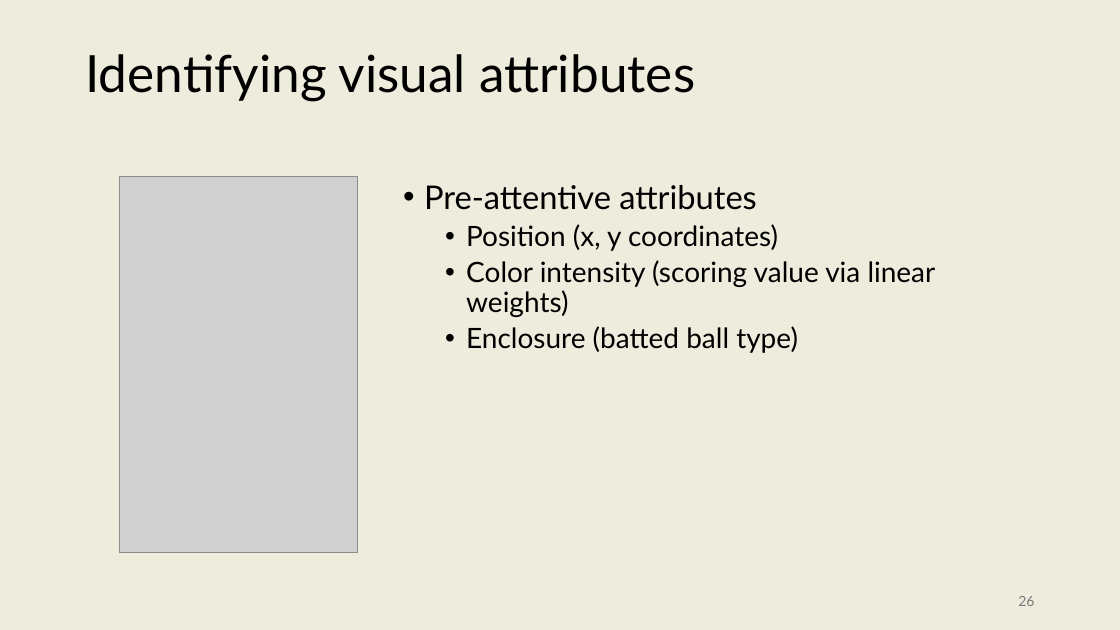
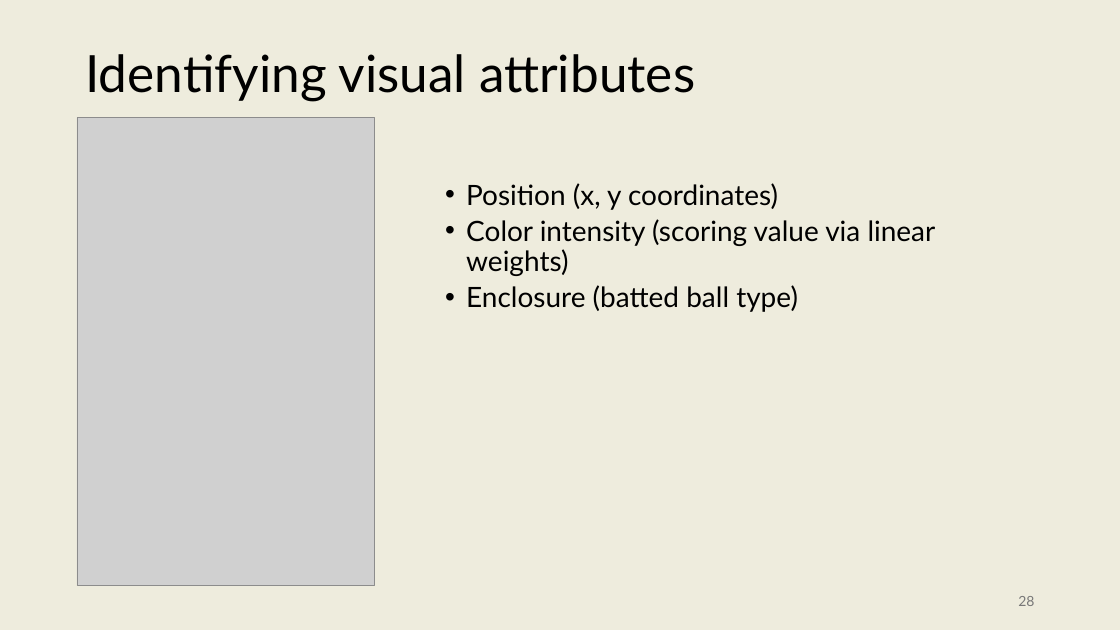
Before and after one commit to onishisaryu/HES-3000-Sports-Data-Analytics, a slide deck: slide 28 of pptx/Lecture7.pptx (slide 26 before the commit). Drawn at 1120x630 pixels with LibreOffice and Linux fonts; fonts in the diff are those of the drawing; grey boxes stand for pictures. Boxes give left, top, right and bottom in pixels: in the first picture for what was removed or moved away, otherwise in the second. Text is boxed around its words. In the diff, an @@ line names an element or a change of style, - is before the commit and + after.

```diff
--- a/pptx/Lecture7.pptx
+++ b/pptx/Lecture7.pptx
@@ picture: place and size @@
-picture at box(119, 176, 358, 553)
+picture at box(77, 118, 375, 586)
@@ text at box(424, 185, 756, 210): paragraph removed @@
-• Pre-attentive attributes
@@ page number at box(1018, 596, 1034, 606): text changed @@
-26
+28
```
Also in this commit, not shown: 5 other slides changed, 2 slides added, 1 other file.
